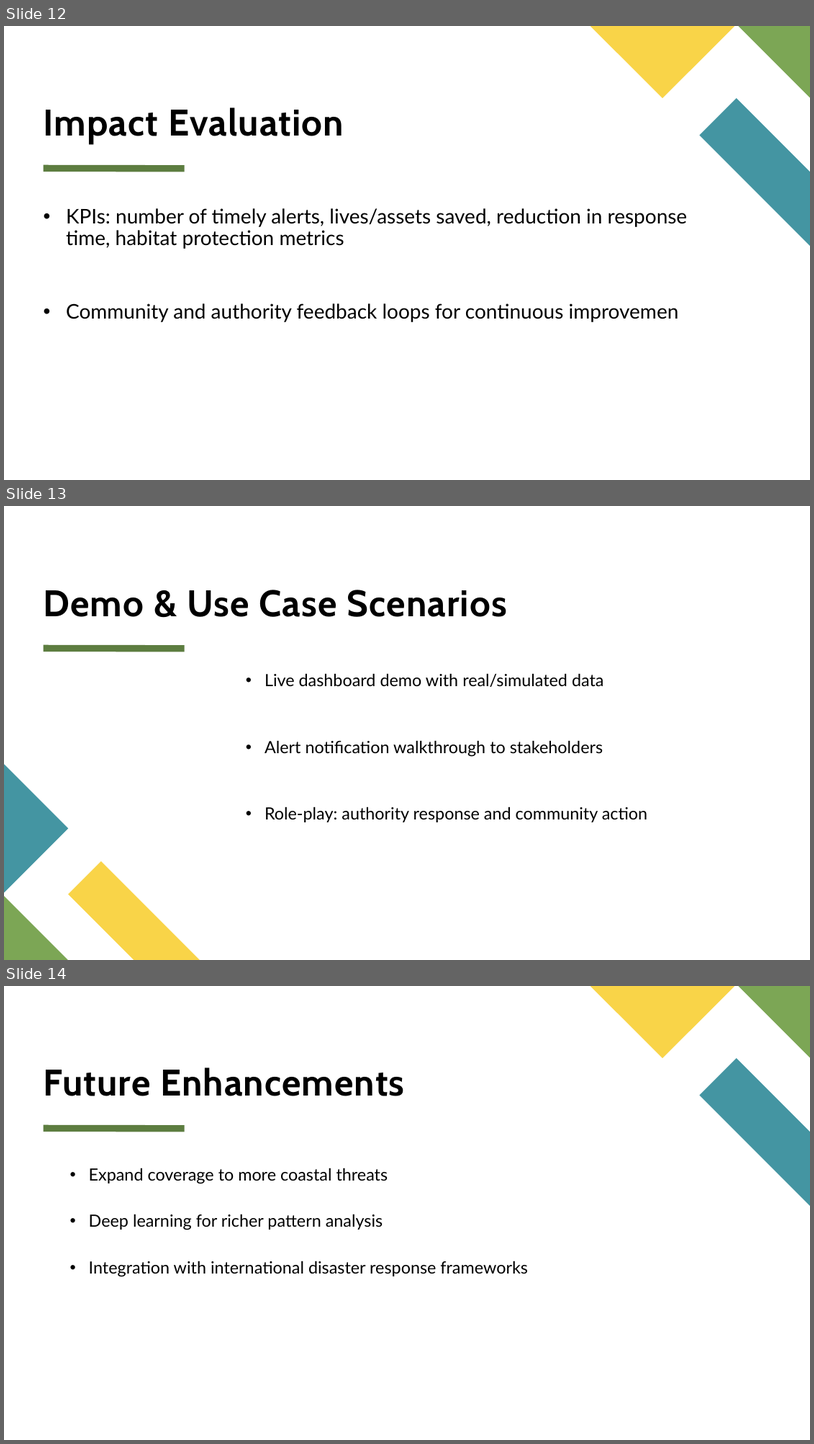
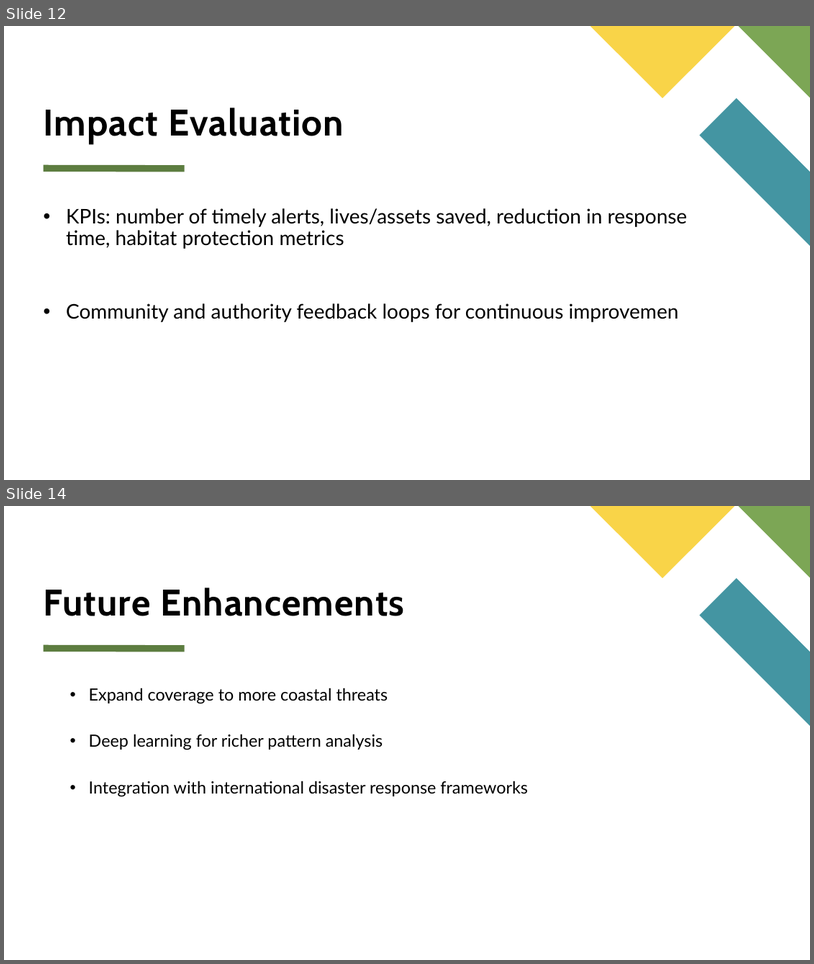
Before and after one commit to P47Parzival/Coastal-Threat-Alert-System, a slide deck: Coastal Threat Alert System.pptx. Shown one above the other, each under a label of ours: slides 12, 13 and 14 before the commit, slides 12 and 14 after it; the slides between them are not shown. The pictures are 814x1444 and 814x964 pixels, drawn with LibreOffice and Linux fonts; fonts in the diff are those of the drawing. Boxes give left, top, right and bottom in pixels: in the first picture for what was removed or moved away, otherwise in the second. Text is boxed around its words. In the diff, an @@ line names an element or a change of style, - is before the commit and + after.

```diff
--- a/Coastal Threat Alert System.pptx
+++ b/Coastal Threat Alert System.pptx
@@ slide 13 removed at box(4, 506, 810, 960), background #FFFFFF; not listed: 1 template element that a slide beside it also shows @@
@@ title removed at box(44, 590, 507, 617) @@
-Demo & Use Case Scenarios
@@ text removed at box(265, 673, 648, 822) @@
-• Live dashboard demo with real/simulated data
-• Alert notification walkthrough to stakeholders
-• Role-play: authority response and community action
@@ freeform shape removed at box(4, 764, 68, 893) @@
@@ freeform shape removed at box(68, 861, 199, 960) @@
@@ freeform shape removed at box(4, 896, 68, 960) @@
```
Also in this commit, not shown: 1 slide changed, 3 slides added, 2 other slides removed, 27 other files.
